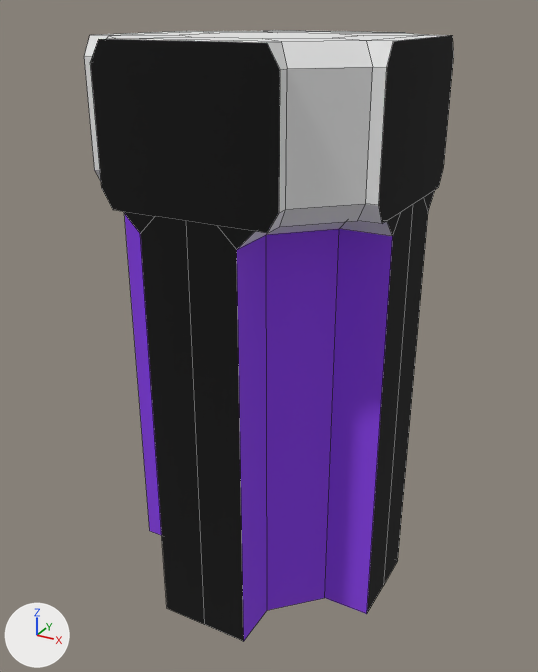
One commit to the FBX model Assets/Resources/Models/Environment/Wall X.fbx: the scene before it, then after it.
Rendered twice from a 50 mm camera at (1.21, -2.2, 1.08) aimed at (0.0, -0.01, -0.02). The axes (+X, +Y, +Z) are drawn at lower left. The lights are the same throughout. Mesh edges are drawn as thin lines.

Names of what the first picture shows: 'Wall X'.
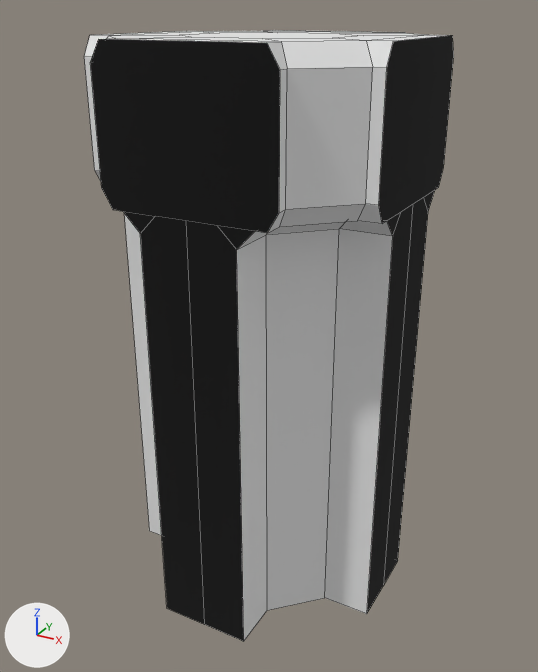
The newer file is also turned or shifted as a whole; pictures and numbers use the older file's frame.

What the commit changed:
me_cube_009 has 149 vertices, 121 faces and spans x -0.5..0.5, y -0.5..0.5, z -0.98..1.0.
me_cube_009 is used by ob_wall_x; location (0.0, 0.0, 0.0).
me_cube_009 part 1: all 12 faces that had it switch from mat_wall_indoor (purple #8b40e7) to mat_wall_top (white #e7e7e7).

Pixel boxes [x1, y1, x2, y2] of what changed, in the pictures (538 x 672 px):
part 1 of me_cube_009, recoloured (purple to white): [124, 214, 393, 641] in both
